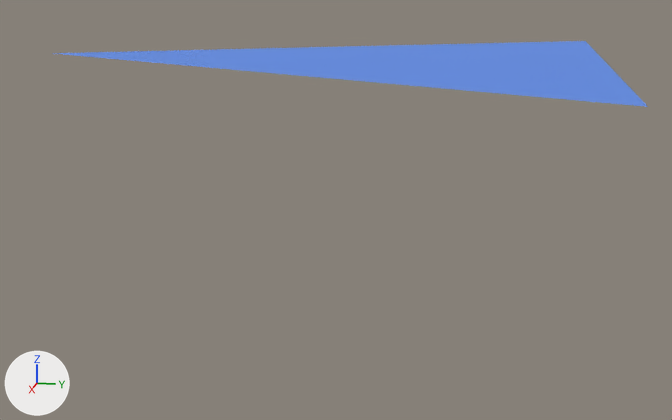
The glTF model public/assets/1.glb, before and after one commit.
Before and after are seen from a 50 mm camera at (1.403, 0.751, 0.405) aimed at (0.015, 0.474, 0.059). Arrows for +X, +Y and +Z are at lower left; the lights stay in place. Mesh edges are drawn as thin lines on the coarser meshes.

In view in the first picture: 'top.001'.
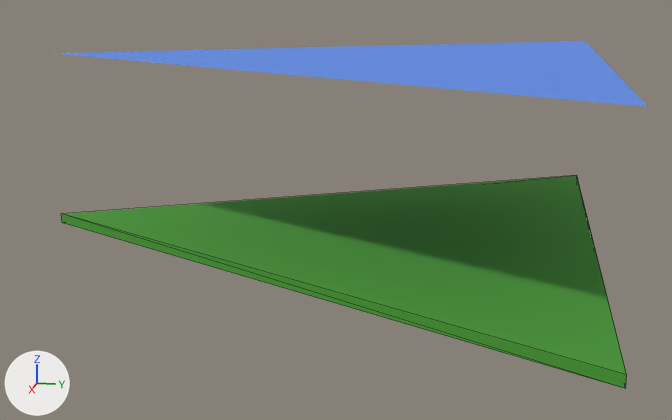
The change, as a list of edits to the scene's bpy script:
```text
Add mat_material_001:
    mat_material_001 = principled_material('Material.001')
    mat_material_001.base_color = (0.0664, 0.331, 0.0341)  # green #499c34
    mat_material_001.roughness = 1.0
Add me_circle_014:
    me_circle_014.from_pydata([(0.5, 0.866, 0.0), (-0.5, 0.866, 0.0), (0.0, 0.0, 0.0), (0.5, 0.866, 0.015), (-0.5, 0.866, 0.015), (0.0, 0.0, 0.015), (-0.484, 0.866, 0.0), (-0.459, 0.866, 0.015)], [], [(2, 1, 6), (2, 6, 0), (3, 7, 4), (3, 4, 5), (6, 1, 4), (6, 4, 7), (0, 6, 7), (0, 7, 3), (2, 5, 4), (2, 4, 1), (0, 3, 5), (0, 5, 2)])
    me_circle_014.materials.append(mat_material_001)  # green #499c34
Add ob_ground_001:
    ob_ground_001 = bpy.data.objects.new('ground.001', me_circle_014)
    ob_ground_001.location = (0.0, 0.0, 0.01)
```

Pixel boxes [x1, y1, x2, y2] of what changed, in the pictures (672 x 420 px):
'ground.001', added (green): after [62, 175, 627, 389]
